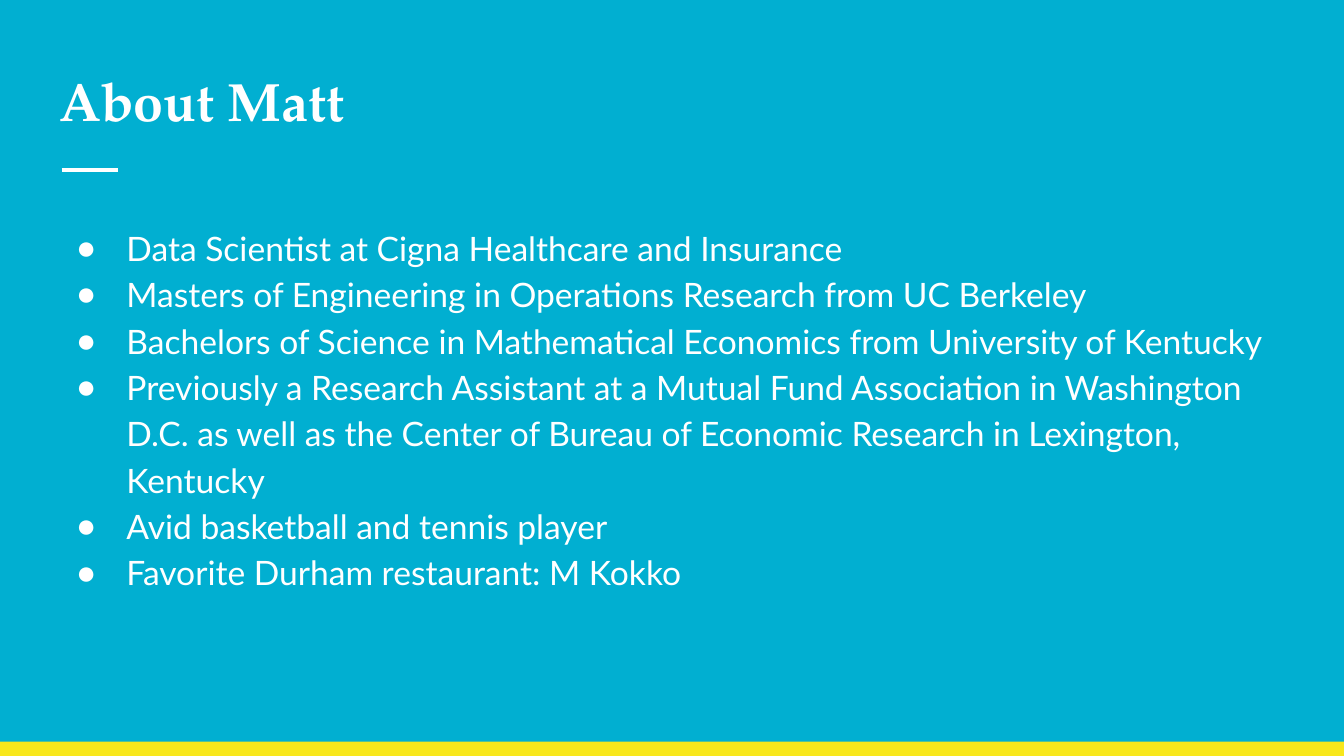
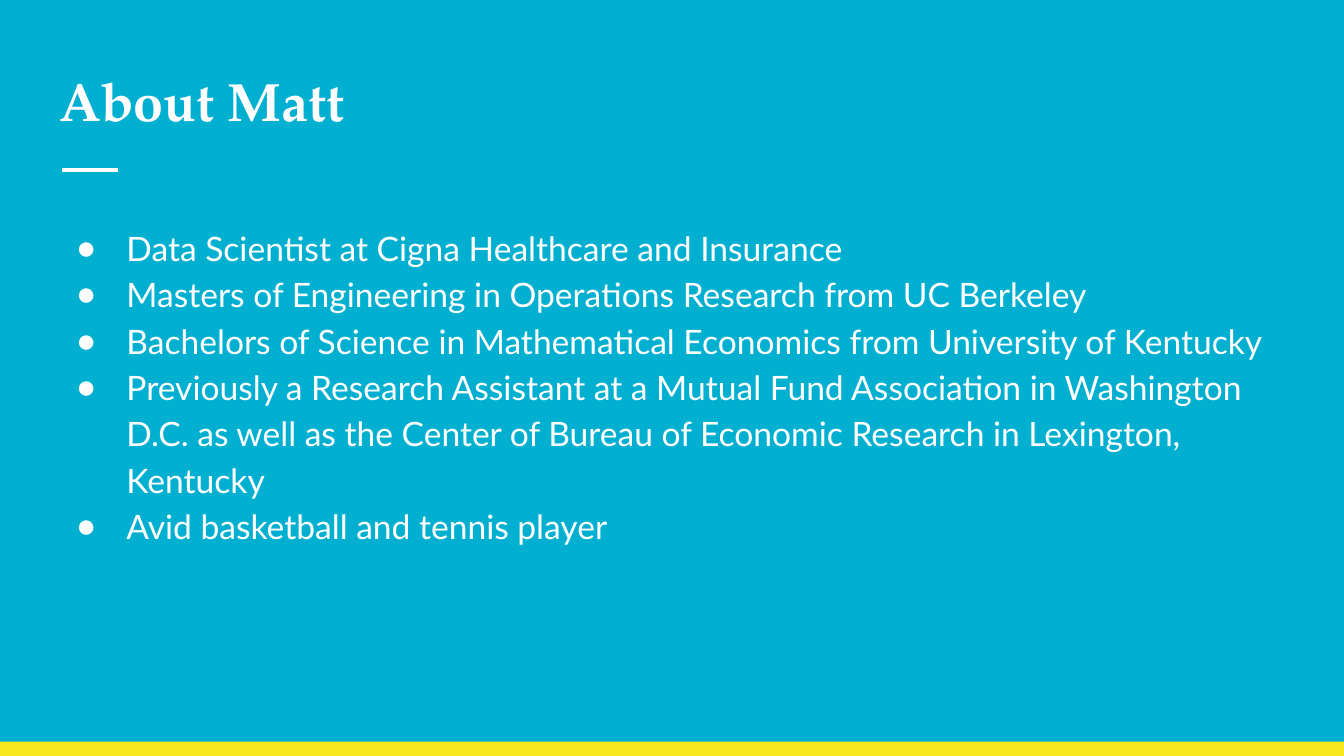
Before and after one commit to NolanSmithSolutions/Course, a slide deck: slide 9 of Intro/Welcome.pptx. Drawn at 1344x756 pixels with LibreOffice and Linux fonts; fonts in the diff are those of the drawing. Boxes give left, top, right and bottom in pixels: in the first picture for what was removed or moved away, otherwise in the second. Text is boxed around its words. In the diff, an @@ line names an element or a change of style, - is before the commit and + after.

```diff
--- a/Intro/Welcome.pptx
+++ b/Intro/Welcome.pptx
@@ text at (126,560,681,586): paragraph removed @@
-● Favorite Durham restaurant: M Kokko
```
Also in this commit, not shown: 4 other slides changed, 4 other files.
